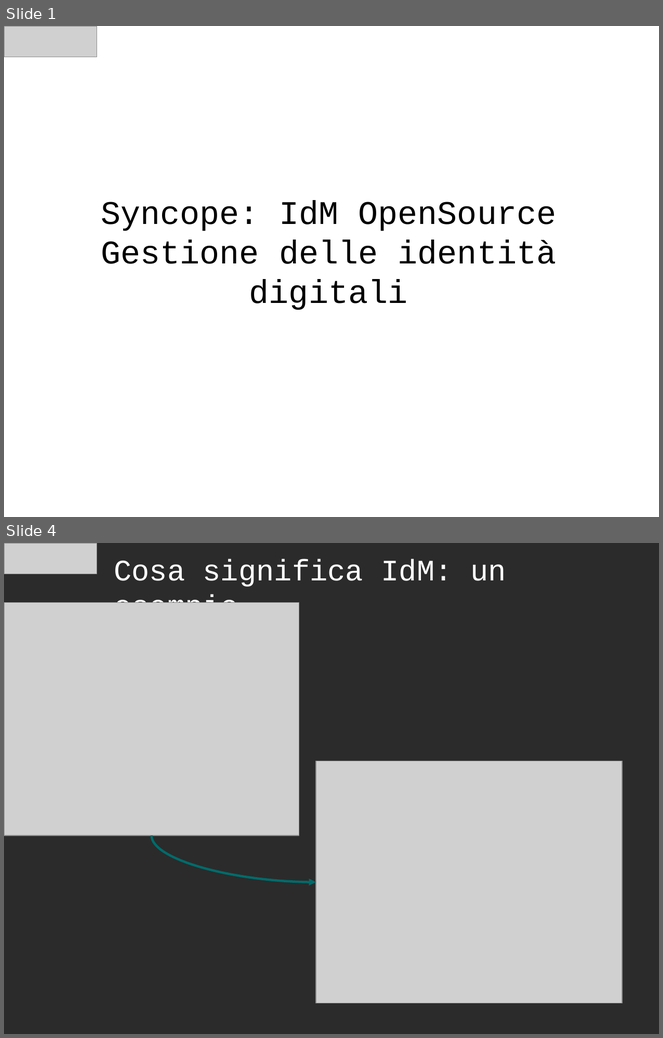
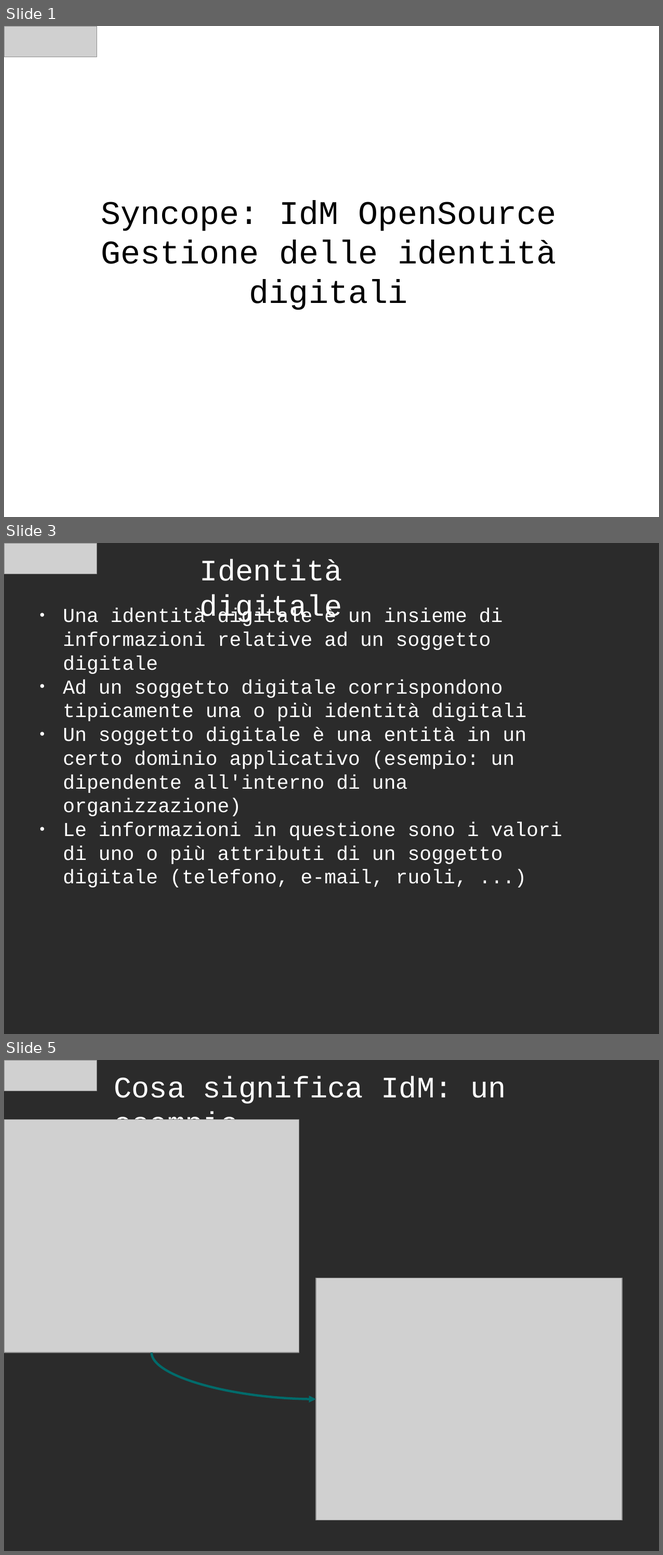
Before and after one commit to ilgrosso/oldSyncopeIdM, a slide deck: docs/Presentation/Syncope OpenSource IdM - it.odp. Shown one above the other, each under a label of ours: slides 1 and 4 before the commit, slides 1, 3 and 5 after it; the slides between them are not shown. The pictures are 663x1038 and 663x1555 pixels, drawn with LibreOffice and Linux fonts; fonts in the diff are those of the drawing; grey boxes stand for pictures; background and template pictures are left out; a plain dark background stands for a picture behind light text. Boxes give left, top, right and bottom in pixels: in the first picture for what was removed or moved away, otherwise in the second. Text is boxed around its words. In the diff, an @@ line names an element or a change of style, - is before the commit and + after.

```diff
--- a/docs/Presentation/Syncope OpenSource IdM - it.odp
+++ b/docs/Presentation/Syncope OpenSource IdM - it.odp
@@ slide 3 added at box(4, 543, 659, 1034), background picture (left out) @@
@@ picture added at box(4, 543, 97, 574) @@
@@ text added at box(200, 559, 343, 624), 36 pt, text #FFFFFF @@
+Identità digitale
@@ text added at box(63, 608, 562, 888), 24 pt, text #FFFFFF @@
+● Una identità digitale è un insieme di informazioni relative ad un soggetto digitale
+● Ad un soggetto digitale corrispondono tipicamente una o più identità digitali
+● Un soggetto digitale è una entità in un certo dominio applicativo (esempio: un dipendente all'interno di una organizzazione)
+● Le informazioni in questione sono i valori di uno o più attributi di un soggetto digitale (telefono, e-mail, ruoli, ...)
@@ what was slide 4 is now slide 5 @@
```
Also in this commit, not shown: 6 slides changed, 2 other slides added, 2 slides removed.
